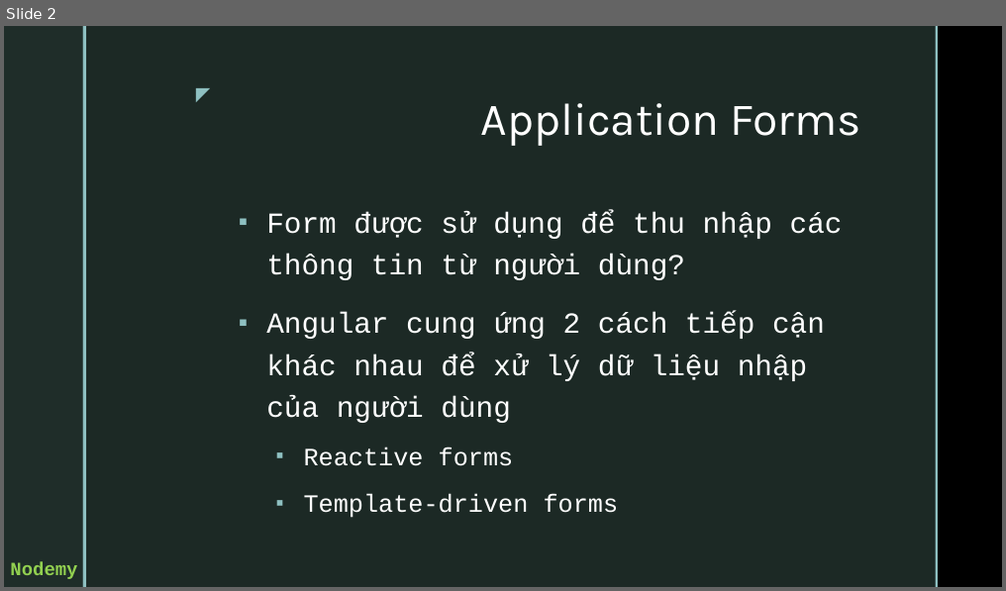
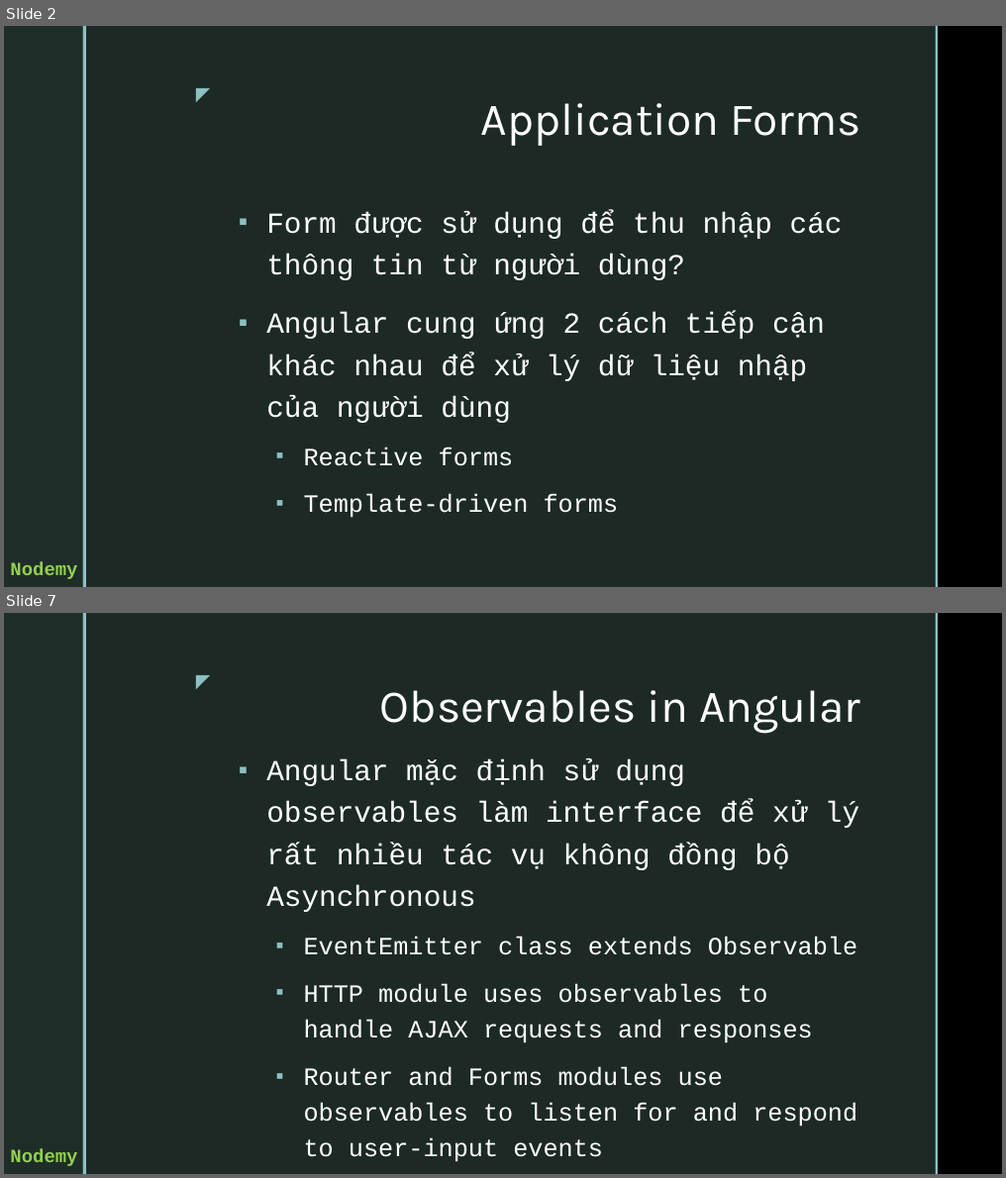
Before and after one commit to vunb/fullstack-nodejs, a slide deck: Session04/03. Forms and Server Communication.pptx. Shown one above the other, each under a label of ours: slide 2 before the commit, slides 2 and 7 after it; the slides between them are not shown. The pictures are 1006x591 and 1006x1178 pixels, drawn with LibreOffice and Linux fonts; fonts in the diff are those of the drawing; background and template pictures are left out. Boxes give left, top, right and bottom in pixels: in the first picture for what was removed or moved away, otherwise in the second. Text is boxed around its words. In the diff, an @@ line names an element or a change of style, - is before the commit and + after.

```diff
--- a/Session04/03. Forms and Server Communication.pptx
+++ b/Session04/03. Forms and Server Communication.pptx
@@ slide 7 added at bbox=[4, 613, 1002, 1174], background picture (left out); not listed: 6 template elements that a slide beside it also shows @@
@@ title added at bbox=[380, 690, 860, 733], 44 pt, text #FFFFFF @@
+Observables in Angular
@@ text added at bbox=[266, 760, 859, 1162], 24 pt, text #FFFFFF @@
+▪ Angular mặc định sử dụng observables làm interface để xử lý rất nhiều tác vụ không đồng bộ Asynchronous
+  ▪ EventEmitter class extends Observable
+  ▪ HTTP module uses observables to handle AJAX requests and responses
+  ▪ Router and Forms modules use observables to listen for and respond to user-input events
```
Also in this commit, not shown: 2 slides changed, 5 other slides added.
